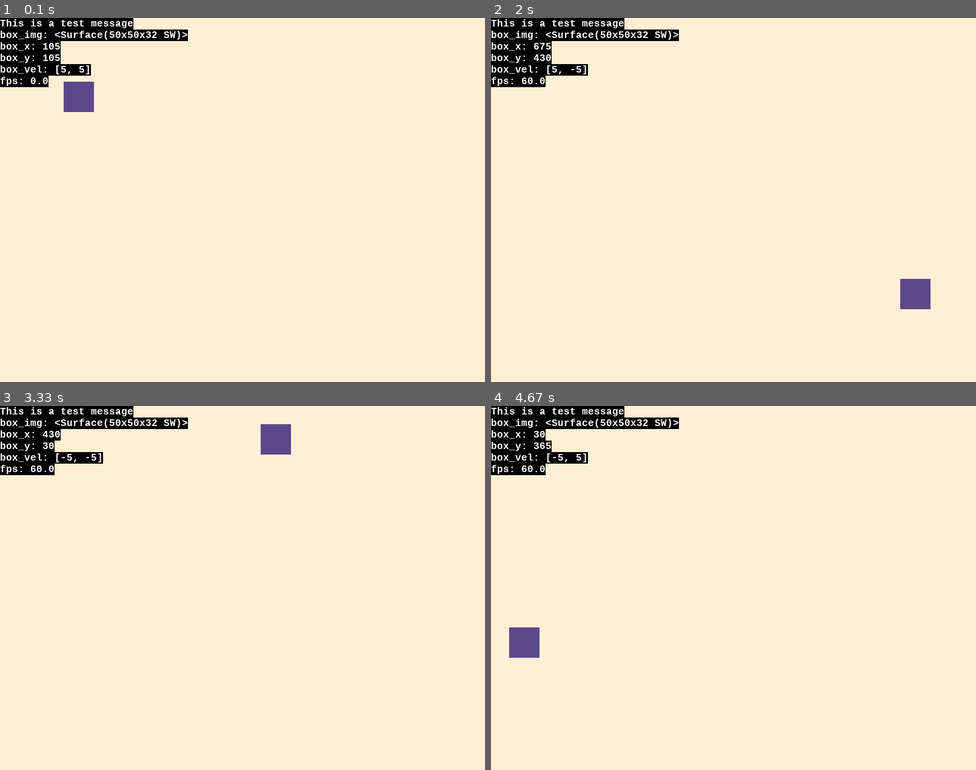
Above: before the commit, frames 1-4 (two rows, left to right).
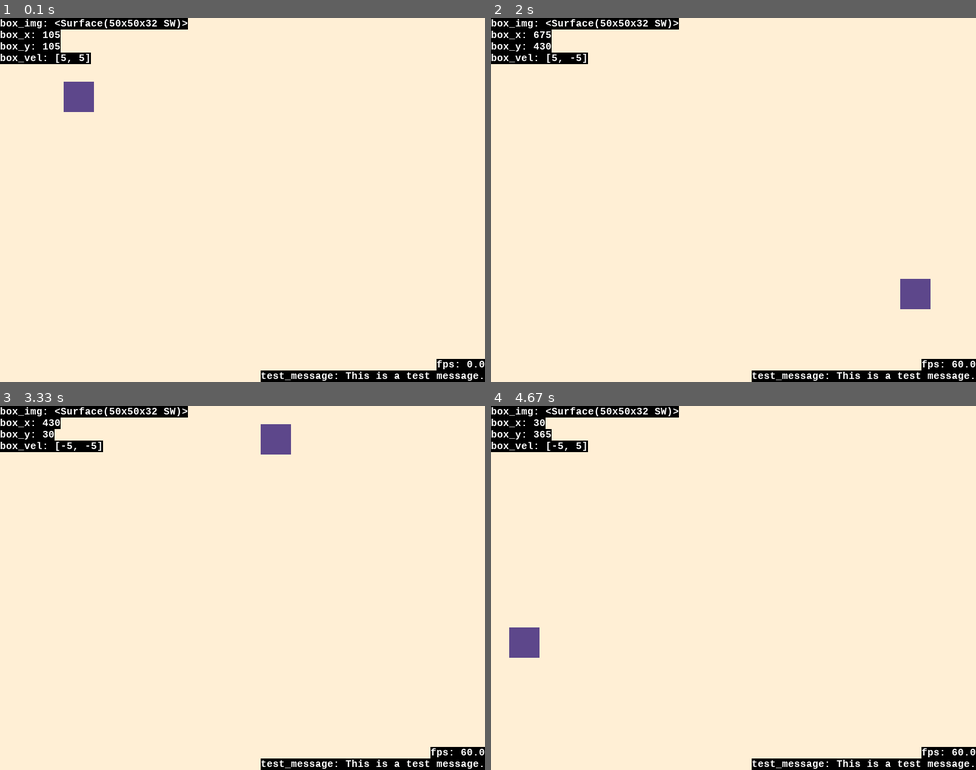
Above: after the commit, the same moments.

Repository: joshjaysalazar/pygame-utility-pack
Game: pygame game, started from examples/debug_example.py
Same seed, same stepped clock (60 frames per second), same inputs: the game is played once before the commit and once after it.
Inputs:
- Up to frame 1 (0.1 s): no input
- Up to frame 2 (2 s): tap V at 0.33, 1.67 s
- Up to frame 3 (3.33 s): no input
- Up to frame 4 (4.67 s): no input

The runs differ from the first frame. In frame 1, 4.5% of the frame differs, in the area x 0-100%, y 0-100%; in frame 2, 4.7%; in frame 3, 4.8%; in frame 4, 4.7%.

Commit message:
Added the option to set position of debug text

Diff:
--- a/examples/debug_example.py
+++ b/examples/debug_example.py
@@ -64,14 +64,17 @@
             self.sprite.update()
             self.screen.blit(self.sprite.image, self.sprite.rect)
 
-            # Draw debug overlay
+            # Draw debug overlays
             self.debug.draw(
-                "This is a test message",
                 box_img=self.sprite.image,
                 box_x=self.sprite.rect.x,
                 box_y=self.sprite.rect.y,
-                box_vel=self.sprite.velocity,
-                fps=round(self.clock.get_fps(), 2)
+                box_vel=self.sprite.velocity
+            )
+            self.debug.draw(
+                position="bottomright",
+                fps=round(self.clock.get_fps(), 2),
+                test_message="This is a test message."
             )
 
             # Update the display and limit the framerate
--- a/pygame_utility_pack/debug/debug_overlay.py
+++ b/pygame_utility_pack/debug/debug_overlay.py
@@ -91,12 +91,12 @@
         else:
             self.background_enabled = enabled
 
-    def draw(self, *messages, **variables):
+    def draw(self, position='topleft', **variables):
         """
         Draws the DebugOverlay on the Pygame screen.
 
-        :param messages: the messages to display on the overlay
-        :type messages: any
+        :param position: the position of the debug text (default 'topleft')
+        :type position: str
         :param variables: the variables to display on the overlay
         :type variables: any
         :returns: None
@@ -109,37 +109,38 @@
         # Clear the overlay surface
         self.overlay_surface.fill((0, 0, 0, 0))
 
-        # Track the y offset for each line of text
-        y_offset = 0
+        # Create text surfaces for variables
+        text_surfaces = [self.font.render(f"{var_name}: {value}", True, "white") for var_name, value in variables.items()]
 
-        # Draw each message on the overlay surface
-        for message in messages:
-            text = self.font.render(message, True, "white")
+        # Calculate the total height of the text surfaces
+        total_height = len(text_surfaces) * self.font.get_linesize()
 
-            # Draw a background for the text if enabled
+        # Determine the x and y offsets based on the position
+        if position == 'topleft':
+            x_offset = 0
+            y_offset = 0
+        elif position == 'topright':
+            y_offset = 0
+        elif position == 'bottomleft':
+            x_offset = 0
+            y_offset = self.screen.get_height() - total_height
+        elif position == 'bottomright':
+            y_offset = self.screen.get_height() - total_height
+        else:
+            raise ValueError("Invalid position. Must be 'topleft', 'topright', 'bottomleft', or 'bottomright'.")
+
+        # Draw the text surfaces on the overlay surface
+        for text in text_surfaces:
+            if position == 'topright' or position == 'bottomright':
+                x_offset = self.screen.get_width() - text.get_width()
+
             if self.background_enabled:
                 text_rect = text.get_rect()
-                x, y = text_rect.left, text_rect.top + y_offset
+                x, y = x_offset + text_rect.left, y_offset + text_rect.top
                 w, h = text_rect.width, text_rect.height
                 pygame.draw.rect(self.overlay_surface, "black", (x, y, w, h))
 
-            # Draw the text on the overlay surface
-            self.overlay_surface.blit(text, (0, y_offset))
-            y_offset += self.font.get_linesize()
-
-        # Draw each variable on the overlay surface
-        for var_name, value in variables.items():
-            text = self.font.render(f"{var_name}: {value}", True, "white")
-
-            # Draw a background for the text if enabled
-            if self.background_enabled:
-                text_rect = text.get_rect()
-                x, y = text_rect.left, text_rect.top + y_offset
-                w, h = text_rect.width, text_rect.height
-                pygame.draw.rect(self.overlay_surface, "black", (x, y, w, h))
-
-            # Draw the text on the overlay surface
-            self.overlay_surface.blit(text, (0, y_offset))
+            self.overlay_surface.blit(text, (x_offset, y_offset))
             y_offset += self.font.get_linesize()
 
         # Draw the overlay surface on the Pygame screen
